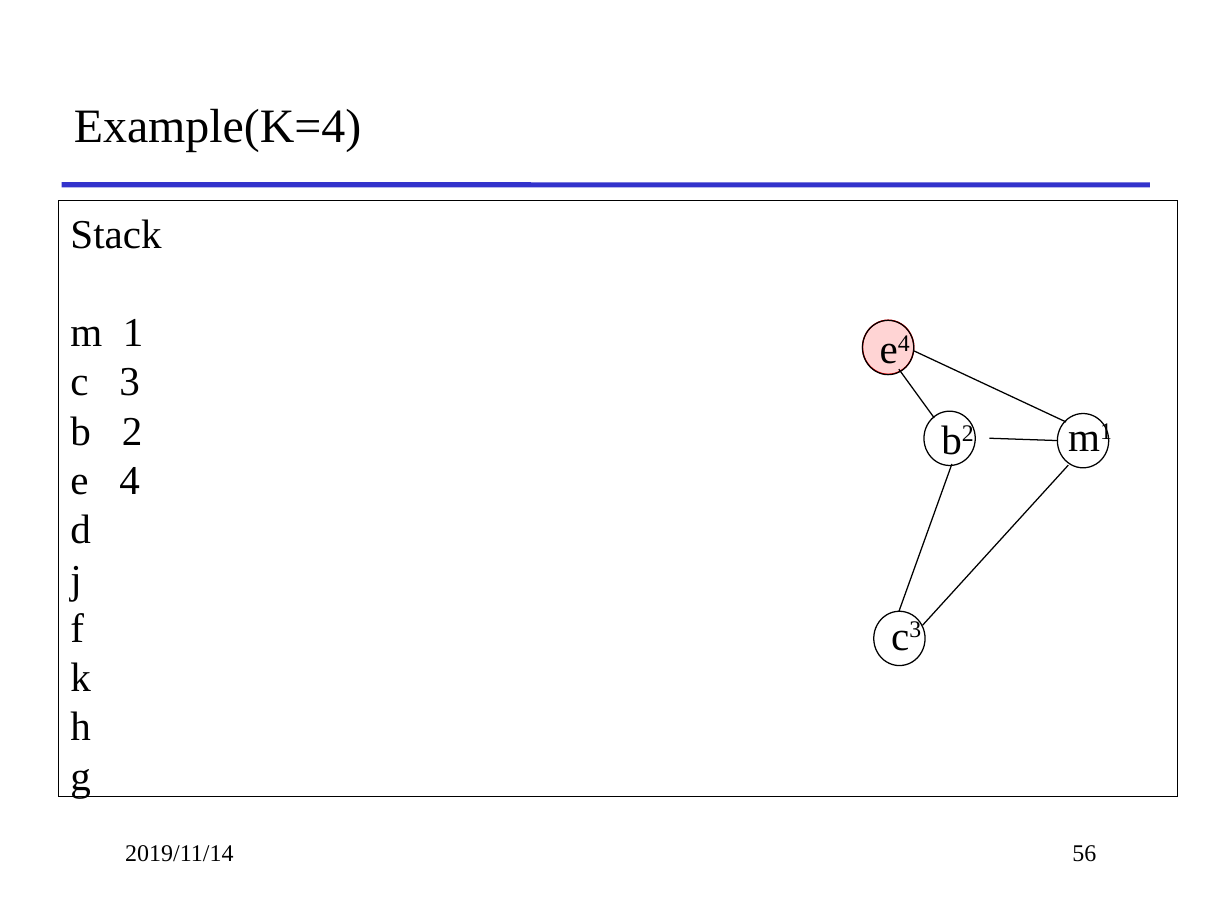
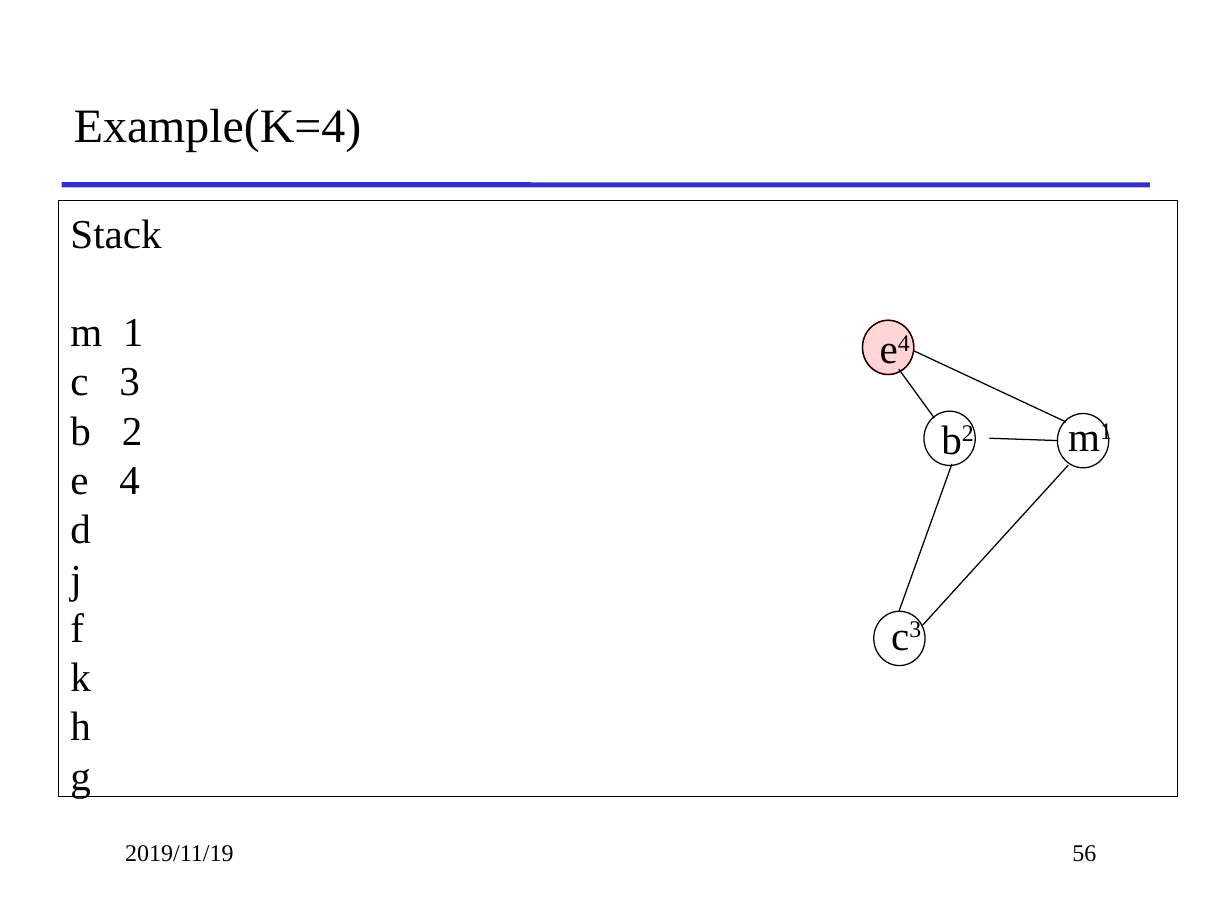
Before and after one commit to yepengpeng-1/2019-2020-autumn-semester, a slide deck: slide 56 of SE-302/slides/18.pptx. Drawn at 1232x924 pixels with LibreOffice and Linux fonts; fonts in the diff are those of the drawing. Boxes give left, top, right and bottom in pixels: in the first picture for what was removed or moved away, otherwise in the second. Text is boxed around its words. In the diff, an @@ line names an element or a change of style, - is before the commit and + after.

```diff
--- a/SE-302/slides/18.pptx
+++ b/SE-302/slides/18.pptx
@@ text at <box>125,845,233,862</box>: text changed @@
-2019/11/14
+2019/11/19
```
Also in this commit, not shown: 102 other slides changed, 7 other files.
